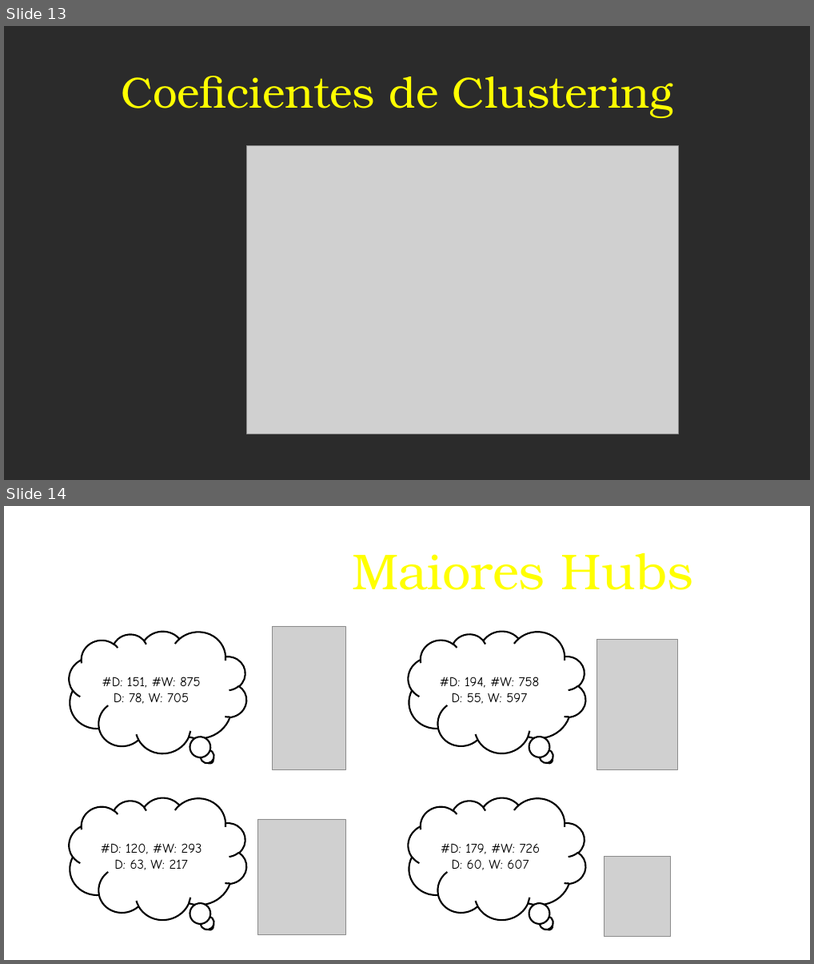
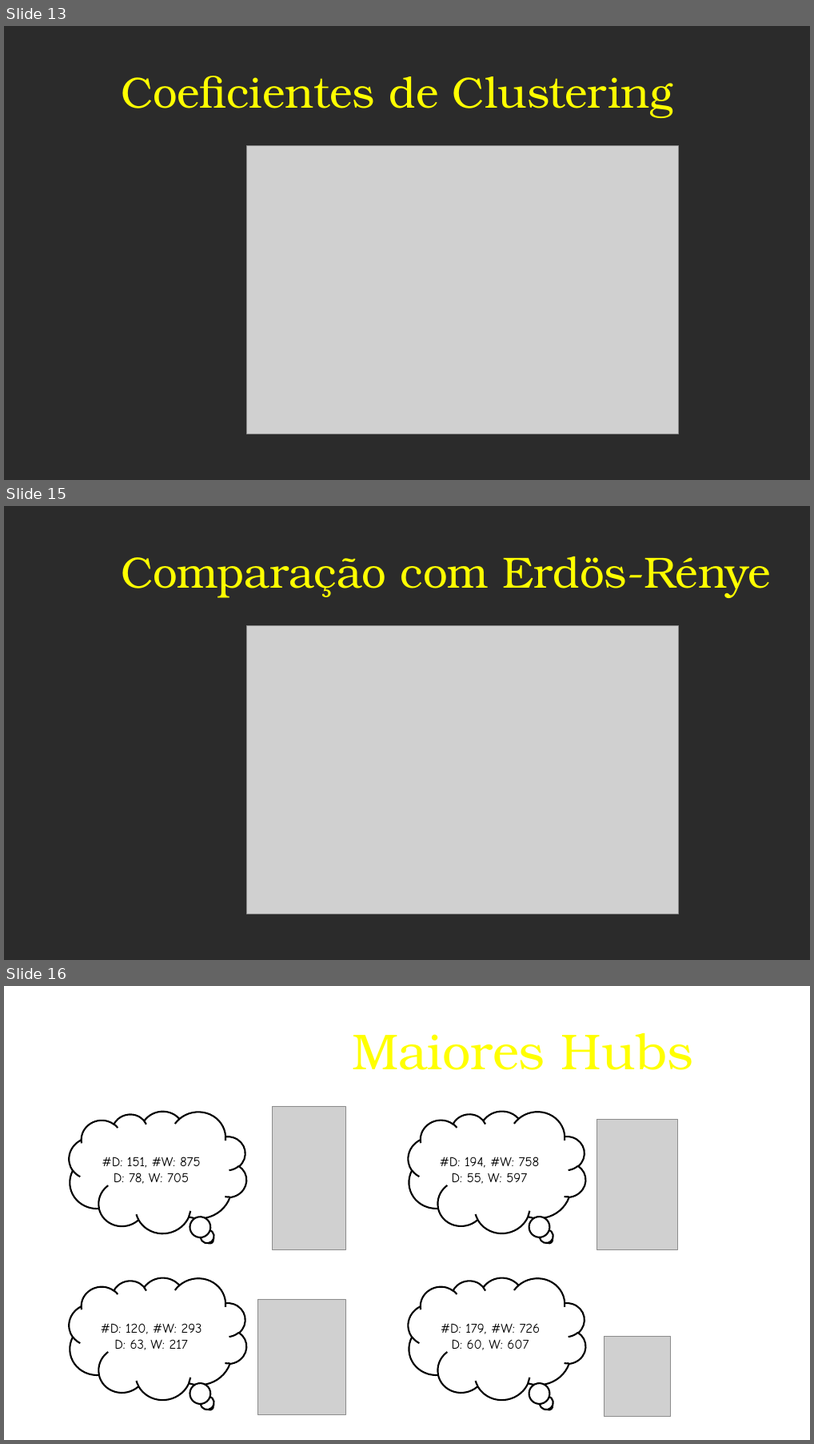
Before and after one commit to jvprimakipr/TDM_TMJ_Network, a slide deck: TeX/Second set/slides.pptx. Shown one above the other, each under a label of ours: slides 13 and 14 before the commit, slides 13, 15 and 16 after it; the slides between them are not shown. The pictures are 814x964 and 814x1444 pixels, drawn with LibreOffice and Linux fonts; fonts in the diff are those of the drawing; grey boxes stand for pictures; background and template pictures are left out; a plain dark background stands for a picture behind light text. Boxes give left, top, right and bottom in pixels: in the first picture for what was removed or moved away, otherwise in the second. Text is boxed around its words. In the diff, an @@ line names an element or a change of style, - is before the commit and + after.

```diff
--- a/TeX/Second set/slides.pptx
+++ b/TeX/Second set/slides.pptx
@@ slide 15 added at (4,506,810,960), background picture (left out) @@
@@ text added at (121,556,771,598), 52 pt, text #FFFF00 @@
+Comparação com Erdös-Rénye
@@ picture added at (246,626,678,913) @@
@@ what was slide 14 is now slide 16 @@
```
Also in this commit, not shown: 2 slides changed, 1 other slide added, 1 other file.
